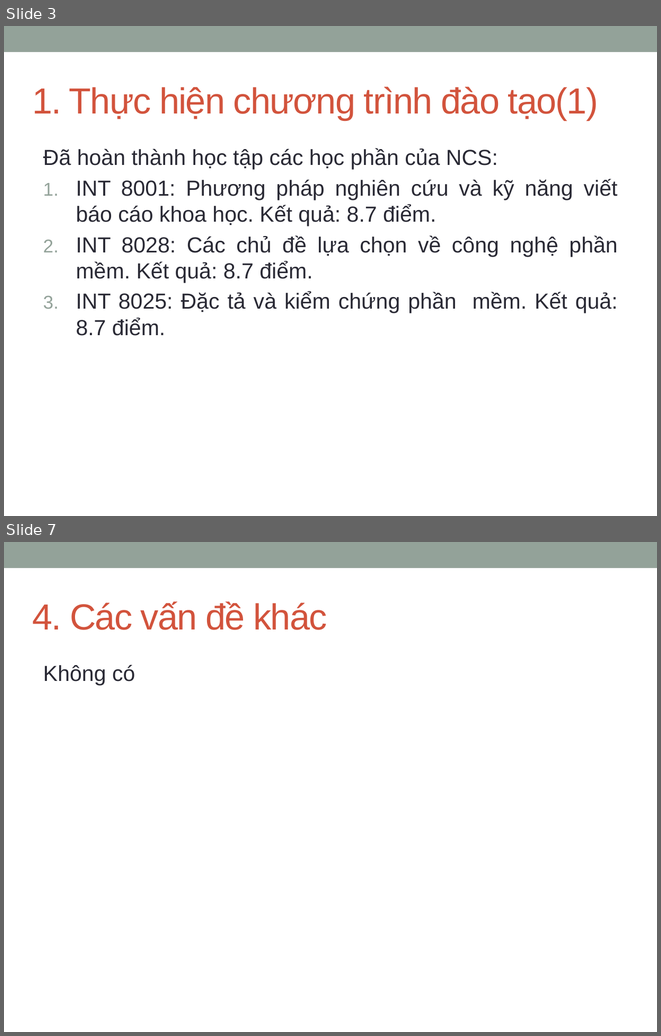
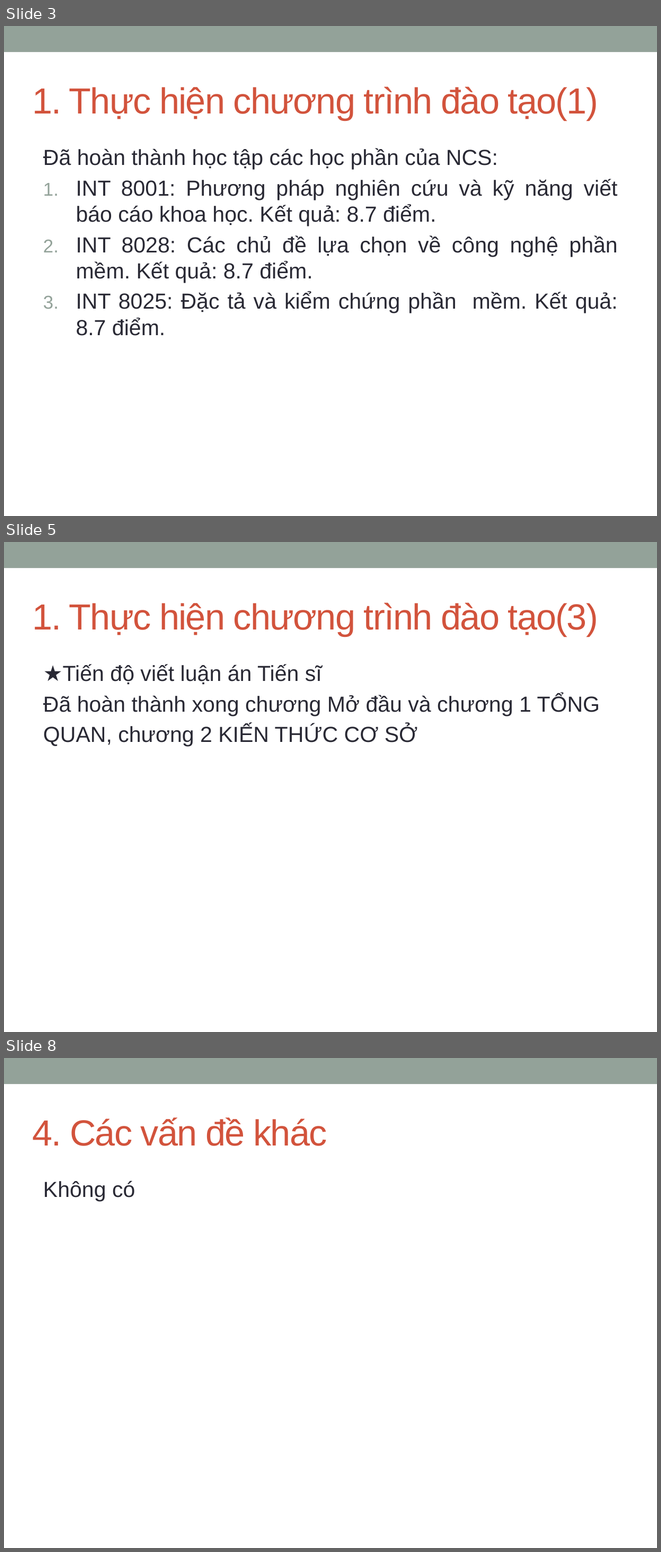
Before and after one commit to dinhngocthi/GAsource, a slide deck: CFT4CUnitSrc/src/report/DinhNgocThi-BaocaotiendoNCS.pptx. Shown one above the other, each under a label of ours: slides 3 and 7 before the commit, slides 3, 5 and 8 after it; the slides between them are not shown. The pictures are 661x1036 and 661x1552 pixels, drawn with LibreOffice and Linux fonts; fonts in the diff are those of the drawing. Boxes give left, top, right and bottom in pixels: in the first picture for what was removed or moved away, otherwise in the second. Text is boxed around its words. In the diff, an @@ line names an element or a change of style, - is before the commit and + after.

```diff
--- a/CFT4CUnitSrc/src/report/DinhNgocThi-BaocaotiendoNCS.pptx
+++ b/CFT4CUnitSrc/src/report/DinhNgocThi-BaocaotiendoNCS.pptx
@@ slide 5 added at (x1=4, y1=542, x2=657, y2=1032), background #FFFFFF; not listed: 1 template element that a slide beside it also shows @@
@@ title added at (x1=32, y1=602, x2=598, y2=636), 40 pt, text #D2533C @@
+1. Thực hiện chương trình đào tạo(3)
@@ text added at (x1=43, y1=664, x2=600, y2=747), 24 pt, text #292934 @@
+★Tiến độ viết luận án Tiến sĩ
+Đã hoàn thành xong chương Mở đầu và chương 1 TỔNG
+QUAN, chương 2 KIẾN THỨC CƠ SỞ
@@ what was slide 7 is now slide 8 @@
```
Also in this commit, not shown: 3 slides changed, 1 other file.
